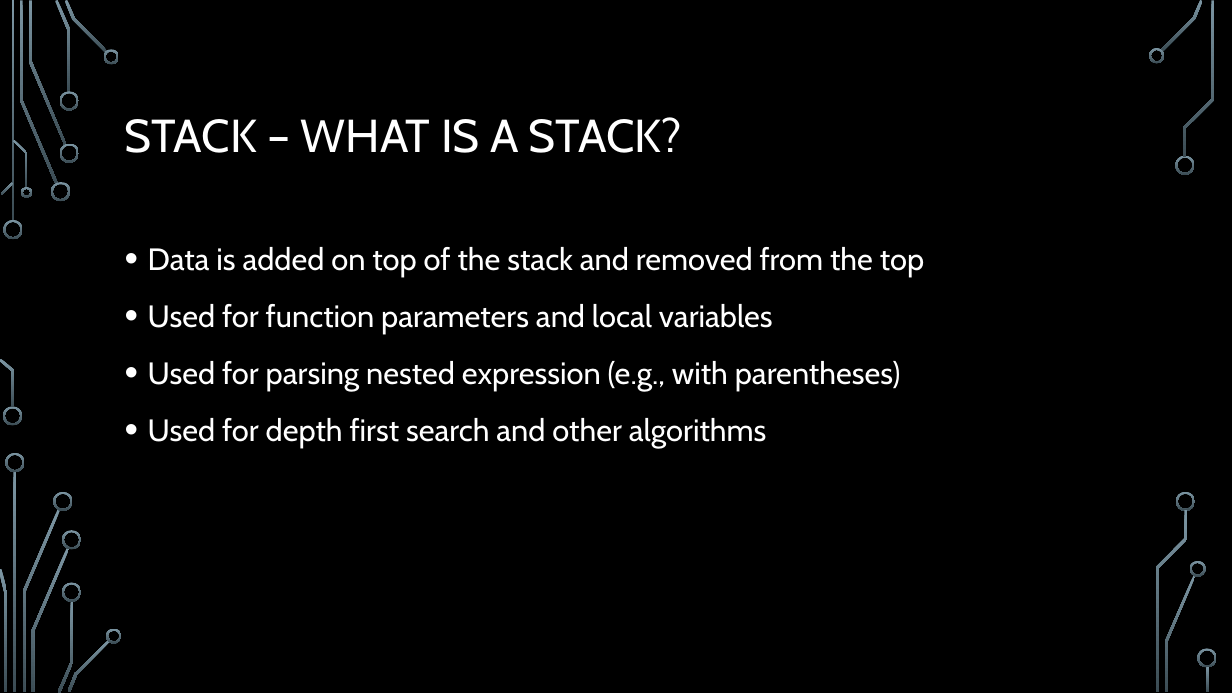
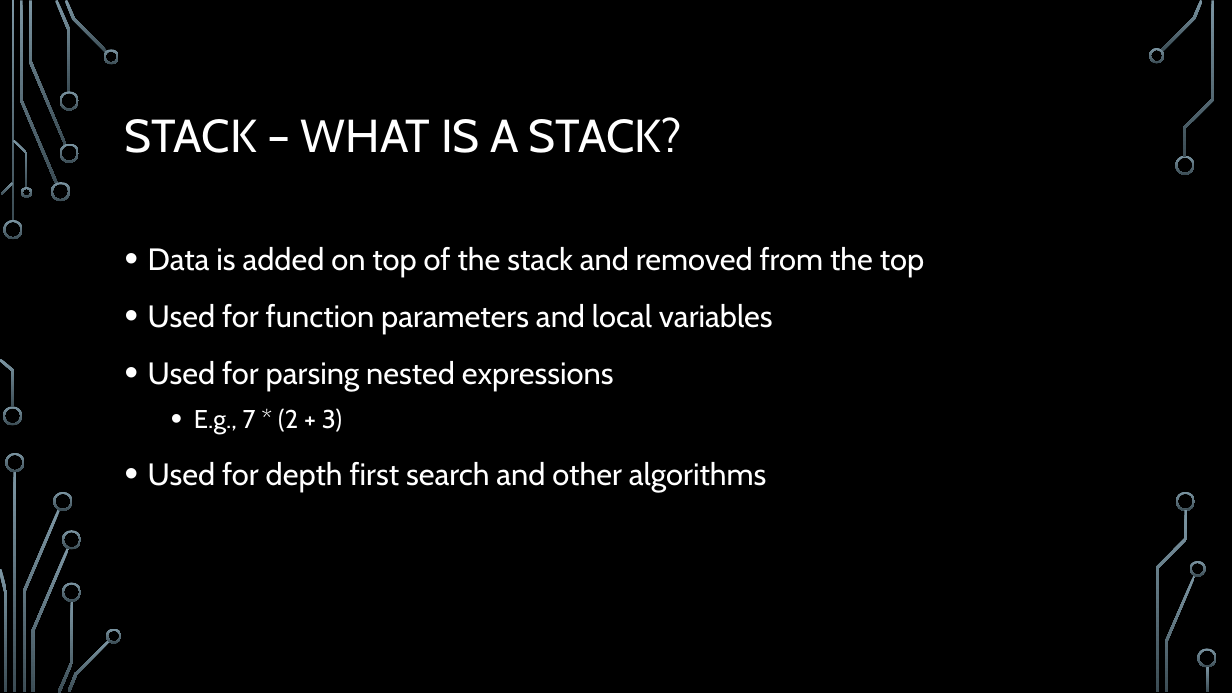
Before and after one commit to djohn833/forth-presentation, a slide deck: slide 3 of presentation/Intro to Forth.pptx. Drawn at 1232x693 pixels with LibreOffice and Linux fonts; fonts in the diff are those of the drawing; background and template pictures are left out. Boxes give left, top, right and bottom in pixels: in the first picture for what was removed or moved away, otherwise in the second. Text is boxed around its words. In the diff, an @@ line names an element or a change of style, - is before the commit and + after.

```diff
--- a/presentation/Intro to Forth.pptx
+++ b/presentation/Intro to Forth.pptx
@@ text at <box>148,361,614,434</box>: text changed @@
-• Used for parsing nested expression (e.g., with parentheses)
+• Used for parsing nested expressions
+  • E.g., 7 * (2 + 3)
```
Also in this commit, not shown: 5 other slides changed, 1 slide added, 3 other files.
